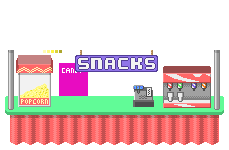
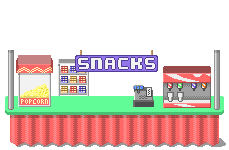
Comparing the layer stacks of the two 229px x 150px images. Changes:
renamed "Candy shelves" to "Candy rack", painted on it over box(58, 59, 89, 96)
painted on "Popcorn machine" over box(20, 50, 62, 98)
added layer "Ground shadow" over box(16, 138, 226, 147)
